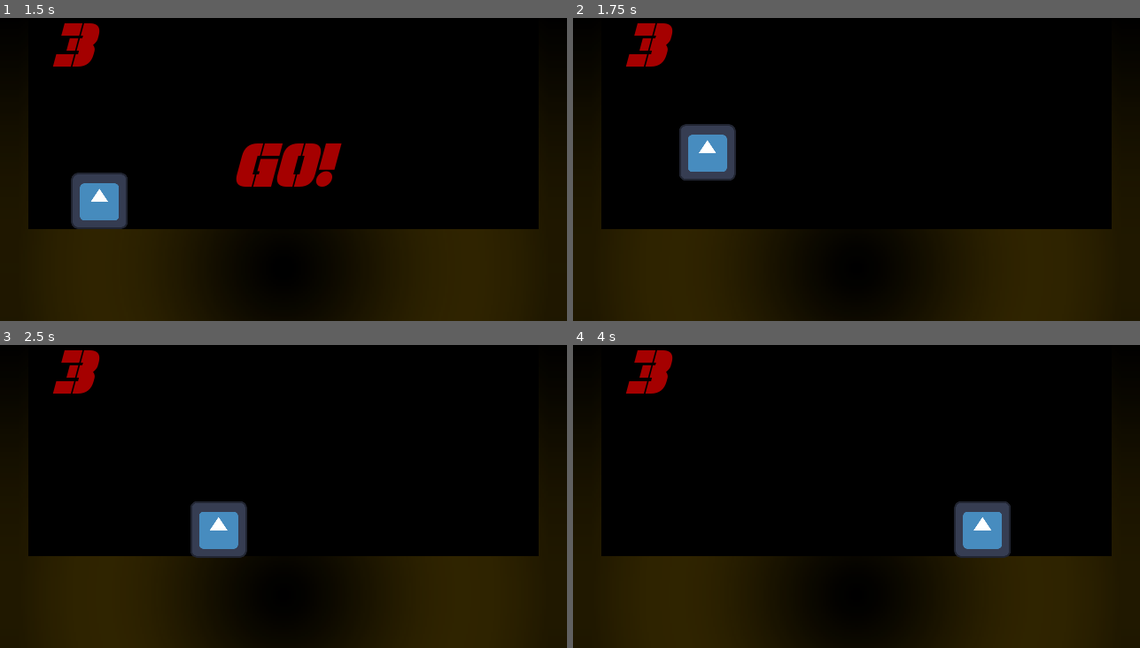
Above: before the commit, frames 1-4 (two rows, left to right).
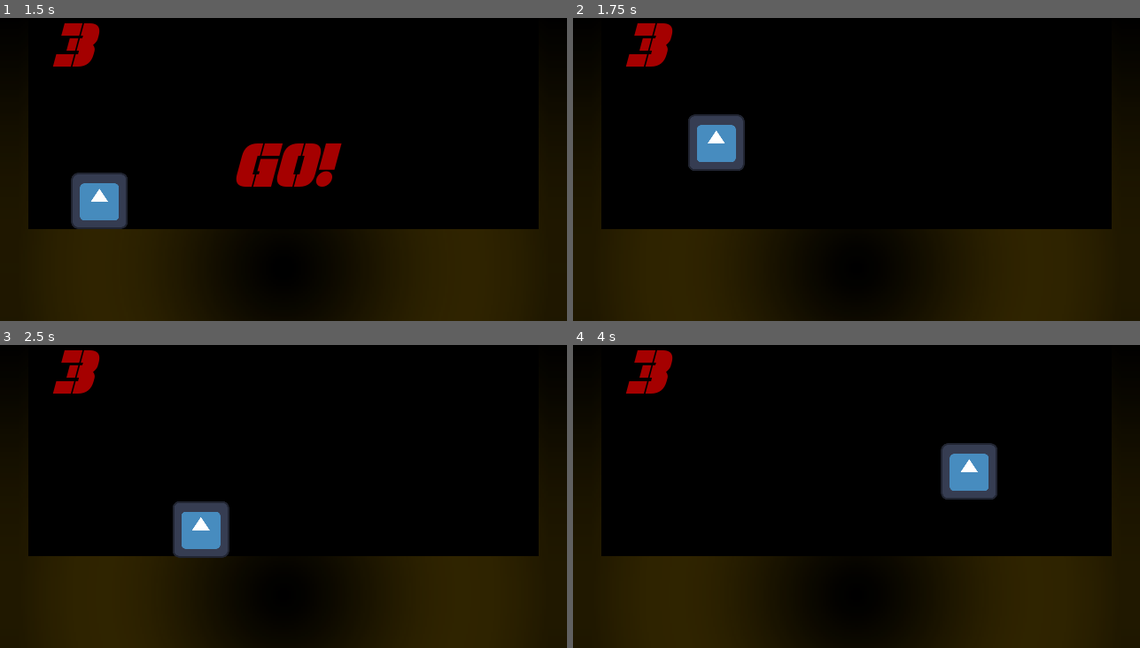
Above: after the commit, the same moments.

Repository: Craig-Holbrook/kc_fighter
Game: Godot game, scene res://stage/stage.tscn
The game is run twice, just before and just after one commit, with the same random seed, the same clock (stepped at 60 frames per second) and the same inputs. This scene is started directly instead of the project's main scene. The engine's default icon, where the game draws it, is replaced by a stand-in: a white triangle on a blue panel in a dark square.
Inputs:
- Up to frame 1 (1.5 s): tap Enter (ui_accept) at 0.5, 0.77 s; hold Right (ui_right) from 0.53 s (still down); tap Q (punch, bound only after the commit) at 0.6, 1.35 s
- Up to frame 2 (1.75 s): keep holding Right (ui_right); tap Enter (ui_accept) at 1.52 s
- Up to frame 3 (2.5 s): release Right (ui_right) at 2.03 s; hold Left (ui_left) from 2.03 s (still down); tap Q (punch, bound only after the commit) at 2.1 s
- Up to frame 4 (4 s): release Left (ui_left) at 2.78 s; hold Right (ui_right) from 2.78 s (still down); tap Q (punch, bound only after the commit) at 2.85, 3.6 s; tap Enter (ui_accept) at 3.02, 3.77 s

Frame 1 is identical in both runs. In frame 2, 2.0% of the frame differs, in the area x 18-31%, y 31-54%; in frame 3, 1.7%; in frame 4, 3.7%, in the area x 64-78%, y 32-71%.

Commit message:
added resource for player stats and modified states

Diff:
--- /dev/null
+++ b/player/attacks/punch.tscn
@@ -0,0 +1,11 @@
+[gd_scene load_steps=2 format=3 uid="uid://byybnvfv6wk1j"]
+
+[sub_resource type="RectangleShape2D" id="RectangleShape2D_2k5ea"]
+size = Vector2(16, 16)
+
+[node name="Punch" type="Area2D"]
+collision_layer = 2
+
+[node name="CollisionShape2D" type="CollisionShape2D" parent="."]
+shape = SubResource("RectangleShape2D_2k5ea")
+disabled = true
--- a/player/player.gd
+++ b/player/player.gd
@@ -1,6 +1,7 @@
 extends CharacterBody2D
 
 @onready var state_machine = $PlayerStateMachine as StateMachine
+@export var stats: Resource
 
 signal health_changed
 
--- a/player/player.tscn
+++ b/player/player.tscn
@@ -1,19 +1,45 @@
-[gd_scene load_steps=10 format=3 uid="uid://bjc58ru266ooi"]
+[gd_scene load_steps=14 format=3 uid="uid://bjc58ru266ooi"]
 
 [ext_resource type="Texture2D" uid="uid://2mduhi2bdwkg" path="res://icon.svg" id="1_2xoav"]
 [ext_resource type="Script" path="res://player/player.gd" id="1_q8bkg"]
+[ext_resource type="Script" path="res://player/player_stats.gd" id="2_8vqmg"]
 [ext_resource type="Script" path="res://state_machine/state_machine.gd" id="3_57yuj"]
 [ext_resource type="Script" path="res://player/player_states/player_walking.gd" id="4_f4542"]
 [ext_resource type="Script" path="res://player/player_states/player_idle.gd" id="4_mvfga"]
 [ext_resource type="Script" path="res://player/player_states/player_jump.gd" id="4_tx1r5"]
 [ext_resource type="Script" path="res://player/player_states/player_jump_squat.gd" id="7_xhjwr"]
 [ext_resource type="Script" path="res://player/player_states/player_landing.gd" id="8_yss7n"]
+[ext_resource type="PackedScene" uid="uid://byybnvfv6wk1j" path="res://player/attacks/punch.tscn" id="9_gg5at"]
+[ext_resource type="Script" path="res://player/player_states/player_attacking.gd" id="9_y1mgd"]
+
+[sub_resource type="Resource" id="Resource_ws6ps"]
+script = ExtResource("2_8vqmg")
+health = 3
+JUMP_SQUAT_FRAMES = 3
+LANDING_LAG = 3
+MOVE_SPEED = 150
+JUMP_VELOCITY = -300.0
+punch = {
+"frames_active": 20,
+"frames_until_active": 20,
+"recovery_frames": 20
+}
+kick = {
+"frames_active": 20,
+"frames_until_active": 20,
+"recovery_frames": 20
+}
 
 [sub_resource type="CircleShape2D" id="CircleShape2D_8exgp"]
 radius = 15.0
 
 [node name="Player" type="CharacterBody2D"]
+collision_mask = 3
 script = ExtResource("1_q8bkg")
+stats = SubResource("Resource_ws6ps")
+
+[node name="Punch" parent="." instance=ExtResource("9_gg5at")]
+position = Vector2(32, -24)
 
 [node name="Sprite2D" type="Sprite2D" parent="."]
 position = Vector2(0, -16)
@@ -42,3 +68,6 @@
 
 [node name="PlayerLanding" type="Node" parent="PlayerStateMachine"]
 script = ExtResource("8_yss7n")
+
+[node name="PlayerAttacking" type="Node" parent="PlayerStateMachine"]
+script = ExtResource("9_y1mgd")
--- /dev/null
+++ b/player/player_states/player_attacking.gd
@@ -0,0 +1,29 @@
+extends State
+class_name PlayerAttacking
+
+@onready var player: CharacterBody2D = $"../.."
+var hitbox: CollisionShape2D
+
+var frames_until_active: int
+var frames_active: int
+
+
+func enter():
+	if Input.is_action_just_pressed("punch"):
+		#play punch animation
+		hitbox = $"../../Punch/CollisionShape2D"
+		frames_until_active = player.stats.punch["frames_until_active"]
+		frames_active = player.stats.punch["frames_active"]
+
+
+func update(_delta: float):
+	frames_until_active -= 1
+
+	if frames_until_active == 0:
+		hitbox.disabled = false
+
+	if frames_until_active <= 0:
+		frames_active -= 1
+		if frames_active == 0:
+			hitbox.disabled = true
+			state_transition.emit(self, "PlayerIdle")
--- a/player/player_states/player_idle.gd
+++ b/player/player_states/player_idle.gd
@@ -7,7 +7,7 @@
 	pass
 
 
-func update(delta: float):
+func update(_delta: float):
 	#transition to walking
 	if Input.is_action_pressed("ui_left") or Input.is_action_pressed("ui_right"):
 		state_transition.emit(self, "PlayerWalking")
@@ -15,3 +15,7 @@
 	#transition to jump squat
 	if Input.is_action_just_pressed("ui_accept"):
 		state_transition.emit(self, "PlayerJumpSquat")
+
+	#transition to attacking
+	if Input.is_action_just_pressed("punch"):
+		state_transition.emit(self, "PlayerAttacking")
--- a/player/player_states/player_jump.gd
+++ b/player/player_states/player_jump.gd
@@ -1,13 +1,12 @@
 extends State
 class_name PlayerJump
 
-const JUMP_VELOCITY = -300.0
 @onready var player: CharacterBody2D = $"../.."
 var gravity = ProjectSettings.get_setting("physics/2d/default_gravity")
 
 
 func enter():
-	player.velocity.y = JUMP_VELOCITY
+	player.velocity.y = player.stats.JUMP_VELOCITY
 	#play jump animation
 
 
--- a/player/player_states/player_jump_squat.gd
+++ b/player/player_states/player_jump_squat.gd
@@ -1,12 +1,13 @@
 extends State
 class_name PlayerJumpSquat
 
-var frames_left = 5
+@onready var player: CharacterBody2D = $"../.."
+var frames_left: int
 
 
 func enter():
 	#play jump squat animation here
-	pass
+	frames_left = player.stats.JUMP_SQUAT_FRAMES
 
 
 func update(_delta: float):
@@ -17,4 +18,4 @@
 
 
 func exit():
-	frames_left = 5
+	frames_left = player.stats.JUMP_SQUAT_FRAMES
--- a/player/player_states/player_landing.gd
+++ b/player/player_states/player_landing.gd
@@ -3,20 +3,20 @@
 
 @onready var player: CharacterBody2D = $"../.."
 
-var frames_left = 5
+var frames_left: int
 
 
 func enter():
 	#play landing animation
 	player.velocity.x = 0
-	pass
+	frames_left = player.stats.LANDING_LAG
 
 
-func update(delta: float):
+func update(_delta: float):
 	frames_left -= 1
 	if frames_left == 0:
 		state_transition.emit(self, "PlayerIdle")
 
 
 func exit():
-	frames_left = 5
+	frames_left = player.stats.LANDING_LAG
--- a/player/player_states/player_walking.gd
+++ b/player/player_states/player_walking.gd
@@ -1,21 +1,30 @@
 extends State
 class_name PlayerWalking
 
-const SPEED = 150
 @onready var player: CharacterBody2D = $"../.."
+var speed: int
 
 
 func enter():
-	#play walking animation
-	pass
+	if (
+		(Input.is_action_just_pressed("ui_left") and player.scale.x > 0)
+		or (Input.is_action_just_pressed("ui_right") and player.scale.x < 0)
+	):
+		#play walking backward
+		pass
+	else:
+		#play walking forward
+		pass
+
+	speed = player.stats.MOVE_SPEED
 
 
 func update(_delta: float):
 	var direction = Input.get_axis("ui_left", "ui_right")
 	if direction:
-		player.velocity.x = direction * SPEED
+		player.velocity.x = direction * speed
 	else:
-		player.velocity.x = move_toward(player.velocity.x, 0, SPEED)
+		player.velocity.x = move_toward(player.velocity.x, 0, speed)
 
 	player.move_and_slide()
 
--- /dev/null
+++ b/player/player_stats.gd
@@ -0,0 +1,10 @@
+extends Resource
+
+@export var health = 3
+@export var JUMP_SQUAT_FRAMES = 3
+@export var LANDING_LAG = 3
+@export var MOVE_SPEED = 150
+@export var JUMP_VELOCITY = -300.0
+
+@export var punch = {"frames_until_active": 20, "frames_active": 20, "recovery_frames": 20}
+@export var kick = {"frames_until_active": 20, "frames_active": 20, "recovery_frames": 20}
--- /dev/null
+++ b/player/player_stats.tres
@@ -0,0 +1,21 @@
+[gd_resource type="Resource" load_steps=2 format=3 uid="uid://dr1tcvki7xcx4"]
+
+[ext_resource type="Script" path="res://player/player_stats.gd" id="1_t08a0"]
+
+[resource]
+script = ExtResource("1_t08a0")
+health = 3
+JUMP_SQUAT_FRAMES = 5
+LANDING_LAG = 5
+MOVE_SPEED = 150
+JUMP_VELOCITY = -300.0
+punch = {
+"frames_active": 20,
+"frames_until_active": 1000,
+"recovery_frames": 20
+}
+kick = {
+"frames_active": 20,
+"frames_until_active": 20,
+"recovery_frames": 20
+}
--- a/project.godot
+++ b/project.godot
@@ -35,6 +35,14 @@
 
 theme/custom="res://assets/ui_elements/default_theme.tres"
 
+[input]
+
+punch={
+"deadzone": 0.5,
+"events": [Object(InputEventKey,"resource_local_to_scene":false,"resource_name":"","device":-1,"window_id":0,"alt_pressed":false,"shift_pressed":false,"ctrl_pressed":false,"meta_pressed":false,"pressed":false,"keycode":0,"physical_keycode":81,"key_label":0,"unicode":113,"echo":false,"script":null)
+]
+}
+
 [layer_names]
 
 2d_physics/layer_1="Stage"
--- a/state_machine/state_machine.gd
+++ b/state_machine/state_machine.gd
@@ -18,6 +18,7 @@
 
 
 func _physics_process(delta):
+	#print(current_state.name)
 	if current_state:
 		current_state.update(delta)
 
